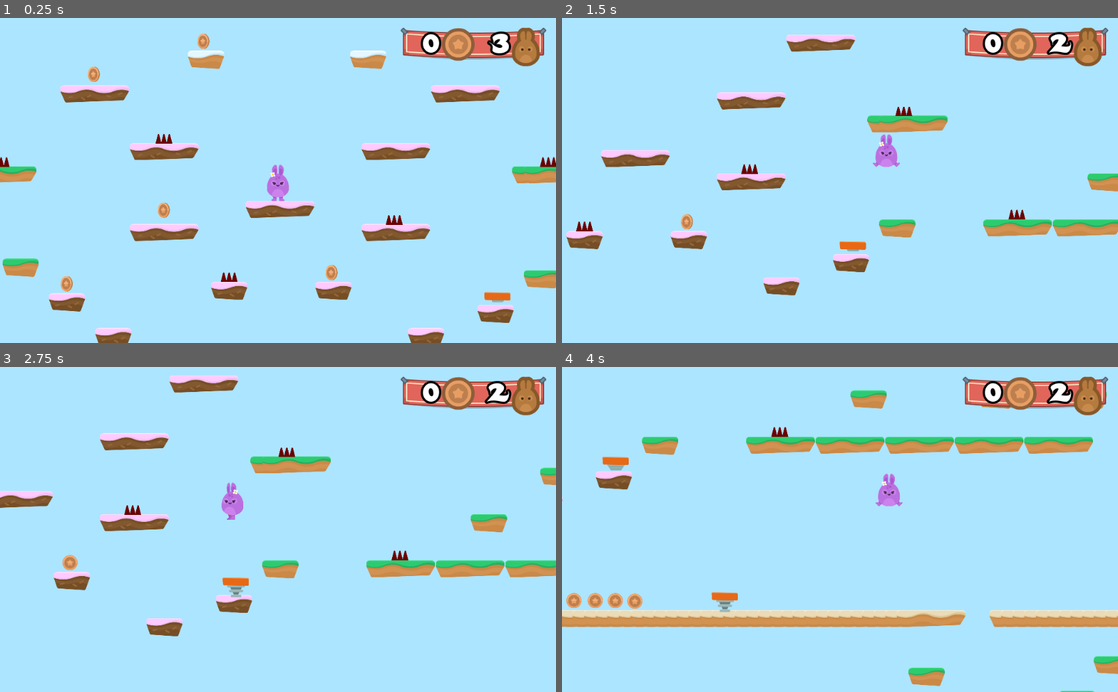
Above: before the commit, frames 1-4 (two rows, left to right).
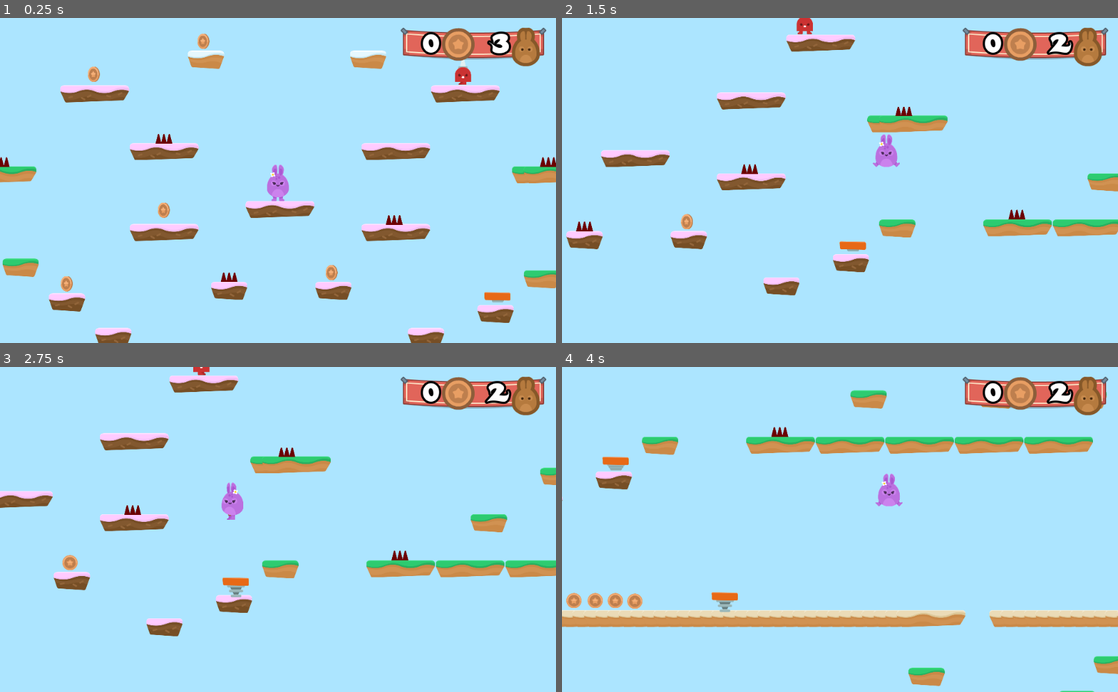
Above: after the commit, the same moments.

Repository: alexandrepeluchi/godot-udemy
Game: Godot game, scene res://Levels/Level1.tscn
Same seed, same stepped clock (60 frames per second), same inputs: the game is played once before the commit and once after it.
Inputs:
- Up to frame 1 (0.25 s): no input
- Up to frame 2 (1.5 s): hold D (right) from 0.53 s (still down); tap W (jump) at 0.77 s
- Up to frame 3 (2.75 s): tap W (jump) at 1.52 s; release D (right) at 2.03 s; hold A (left) from 2.03 s (still down)
- Up to frame 4 (4 s): release A (left) at 2.78 s; hold D (right) from 2.78 s (still down); tap W (jump) at 3.02, 3.77 s

The runs differ from the first frame. In frame 1, 0.2% of the frame differs, in the area x 81-85%, y 12-21%; in frame 2, 0.1%; in frame 3, less than 0.1%; in frame 4, nothing differs.

Commit message:
Script para colisão com NPC

Diff:
--- a/Hoppy Days/Levels/Level1.tscn
+++ b/Hoppy Days/Levels/Level1.tscn
@@ -8,6 +8,7 @@
 [ext_resource path="res://Levels/GameState.gd" type="Script" id=6]
 [ext_resource path="res://GUI/GUI.tscn" type="PackedScene" id=7]
 [ext_resource path="res://Items/Coin.tscn" type="PackedScene" id=8]
+[ext_resource path="res://NPCs/Spikeman.tscn" type="PackedScene" id=9]
 
 [node name="Level1" type="Node2D"]
 script = ExtResource( 6 )
@@ -109,3 +110,8 @@
 autoplay = true
 
 [node name="GUI" parent="." instance=ExtResource( 7 )]
+
+[node name="NPCs" type="Node" parent="."]
+
+[node name="Spikeman" parent="NPCs" instance=ExtResource( 9 )]
+position = Vector2( 1546.13, -336.529 )
--- a/Hoppy Days/NPCs/Spikeman.tscn
+++ b/Hoppy Days/NPCs/Spikeman.tscn
@@ -1,8 +1,9 @@
-[gd_scene load_steps=7 format=2]
+[gd_scene load_steps=8 format=2]
 
 [ext_resource path="res://GFX/Enemies/spikeMan_walk2.png" type="Texture" id=1]
 [ext_resource path="res://GFX/Enemies/spikeMan_walk1.png" type="Texture" id=2]
 [ext_resource path="res://GFX/Enemies/spikeMan_stand.png" type="Texture" id=3]
+[ext_resource path="res://Hazards/Hazardz.gd" type="Script" id=4]
 
 [sub_resource type="SpriteFrames" id=1]
 animations = [ {
@@ -66,18 +67,19 @@
 [node name="Spikeman" type="Node2D"]
 
 [node name="Area2D" type="Area2D" parent="."]
-position = Vector2( -100, 0 )
+collision_layer = 4
+script = ExtResource( 4 )
 
 [node name="AnimatedSprite" type="AnimatedSprite" parent="Area2D"]
 frames = SubResource( 1 )
-animation = "stand"
+animation = "walk"
 playing = true
 flip_h = true
 
 [node name="CollisionShape2D" type="CollisionShape2D" parent="Area2D"]
-visible = false
 shape = SubResource( 2 )
 
 [node name="AnimationPlayer" type="AnimationPlayer" parent="Area2D"]
 autoplay = "Spikeman"
 anims/Spikeman = SubResource( 3 )
+[connection signal="body_entered" from="Area2D" to="Area2D" method="_on_SpikeTop_body_entered"]
Not shown: 1 places in Hoppy Days/Levels/Level1.tscn that only renumber resources
